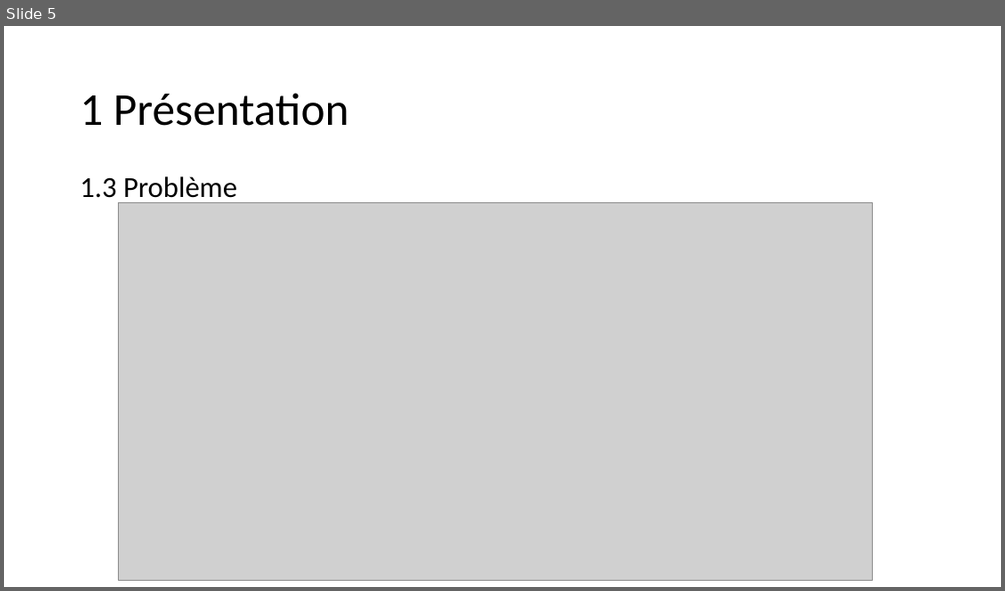
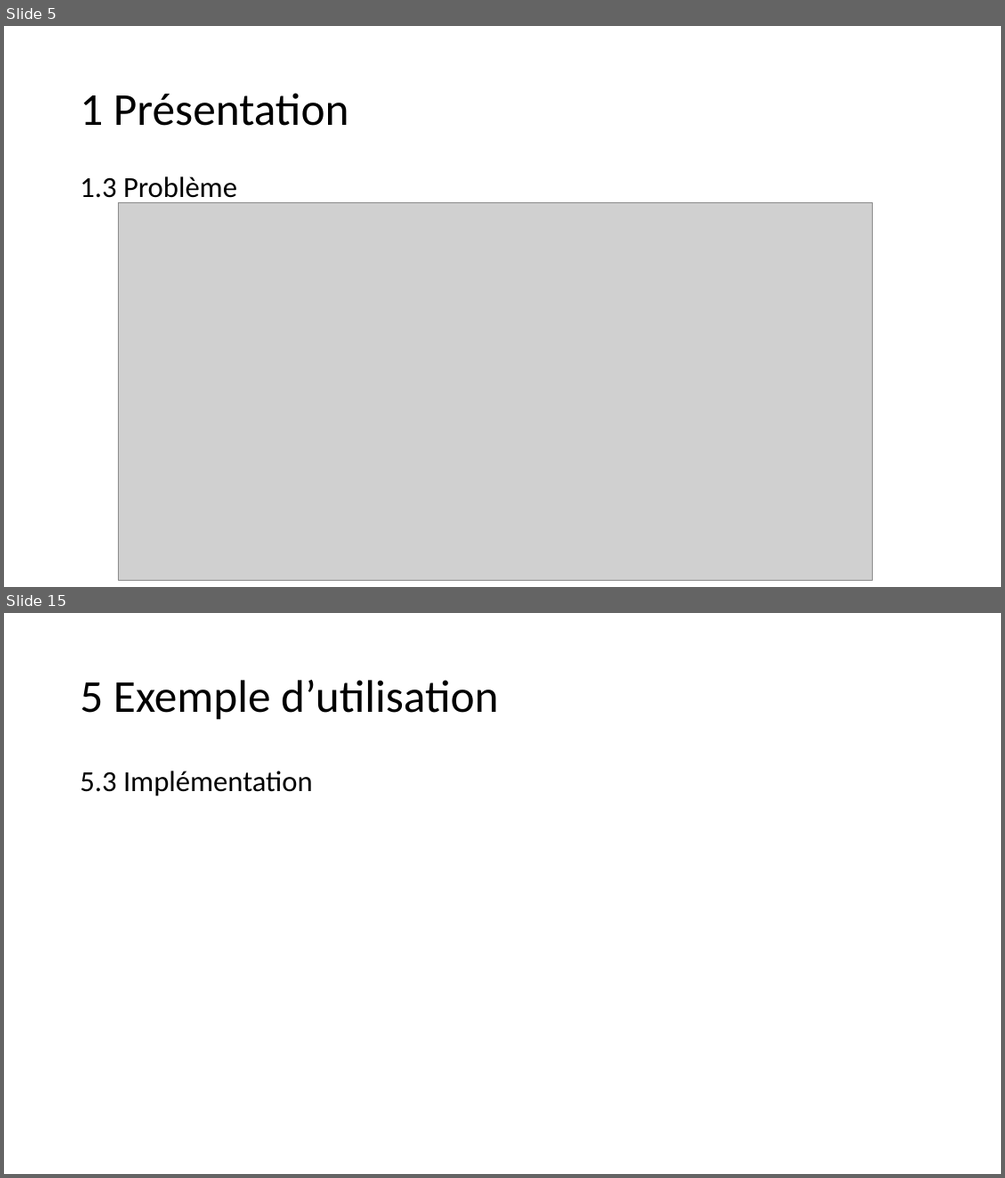
Before and after one commit to D-CRAVO/FORMATION-CDA-2210, a slide deck: 106_DesignPattern/Cours/Observateur/Observateur.pptx. Shown one above the other, each under a label of ours: slide 5 before the commit, slides 5 and 15 after it; the slides between them are not shown. The pictures are 1005x591 and 1005x1178 pixels, drawn with LibreOffice and Linux fonts; fonts in the diff are those of the drawing; grey boxes stand for pictures. Boxes give left, top, right and bottom in pixels: in the first picture for what was removed or moved away, otherwise in the second. Text is boxed around its words. In the diff, an @@ line names an element or a change of style, - is before the commit and + after.

```diff
--- a/106_DesignPattern/Cours/Observateur/Observateur.pptx
+++ b/106_DesignPattern/Cours/Observateur/Observateur.pptx
@@ slide 15 added at [4,613,1001,1174], background #FFFFFF @@
@@ title added at [80,680,498,720], 44 pt, text #000000 @@
+5 Exemple d’utilisation
@@ text added at [80,771,313,796], 28 pt, text #000000 @@
+5.3 Implémentation
```
Also in this commit, not shown: 5 slides changed, 17 other slides added, 3 slides removed, 32 other files.
